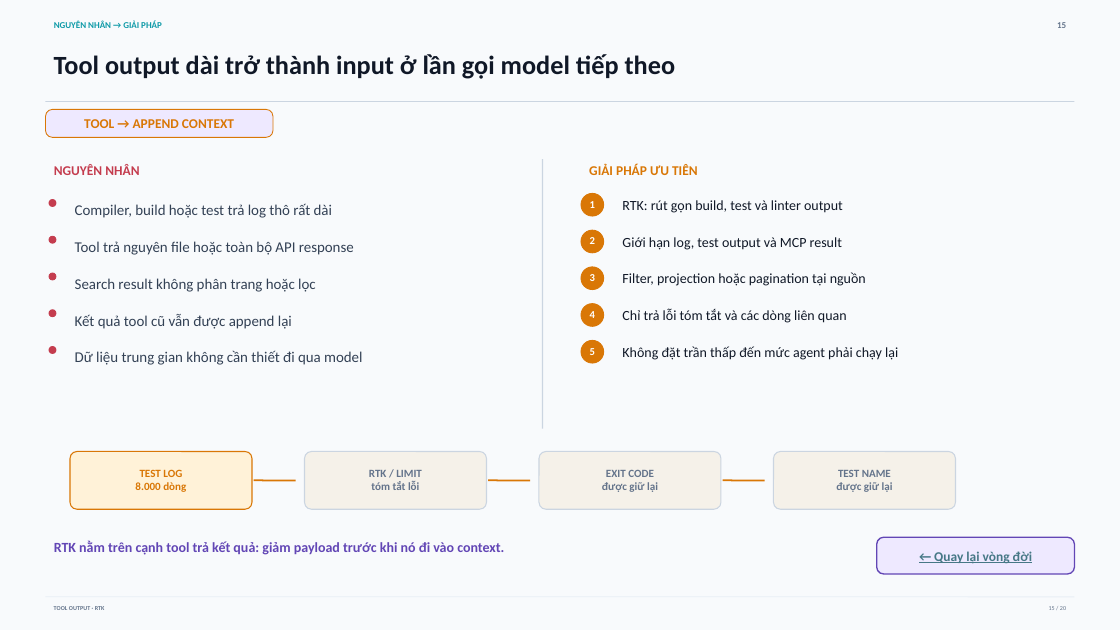
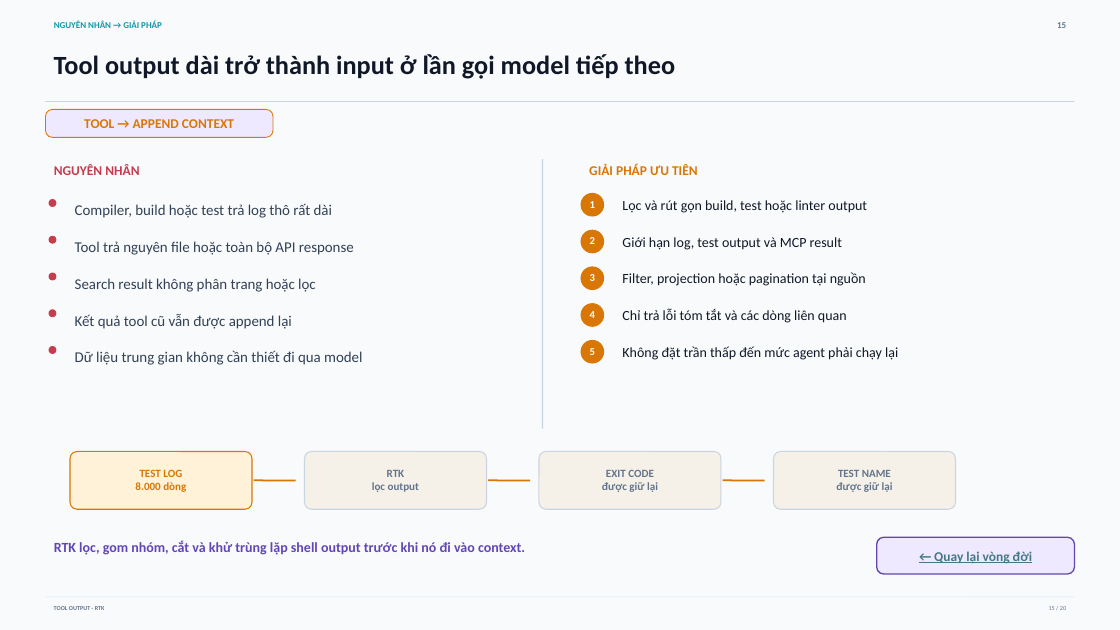
Before and after one commit to dungnm02/token-optimizer, a slide deck: slide 15 of slides/token-optimizer-reworked-deck.pptx. Drawn at 1120x630 pixels with LibreOffice and Linux fonts; fonts in the diff are those of the drawing. Boxes give left, top, right and bottom in pixels: in the first picture for what was removed or moved away, otherwise in the second. Text is boxed around its words. In the diff, an @@ line names an element or a change of style, - is before the commit and + after.

```diff
--- a/slides/token-optimizer-reworked-deck.pptx
+++ b/slides/token-optimizer-reworked-deck.pptx
@@ text at (622, 200, 867, 213): text changed @@
-RTK: rút gọn build, test và linter output
+Lọc và rút gọn build, test hoặc linter output
@@ text at (372, 470, 419, 492): text changed @@
-RTK / LIMIT
-tóm tắt lỗi
+RTK
+lọc output
@@ text at (54, 540, 525, 555): text changed @@
-RTK nằm trên cạnh tool trả kết quả: giảm payload trước khi nó đi vào context.
+RTK lọc, gom nhóm, cắt và khử trùng lặp shell output trước khi nó đi vào context.
```
Also in this commit, not shown: 3 other slides changed, 1 other file.
